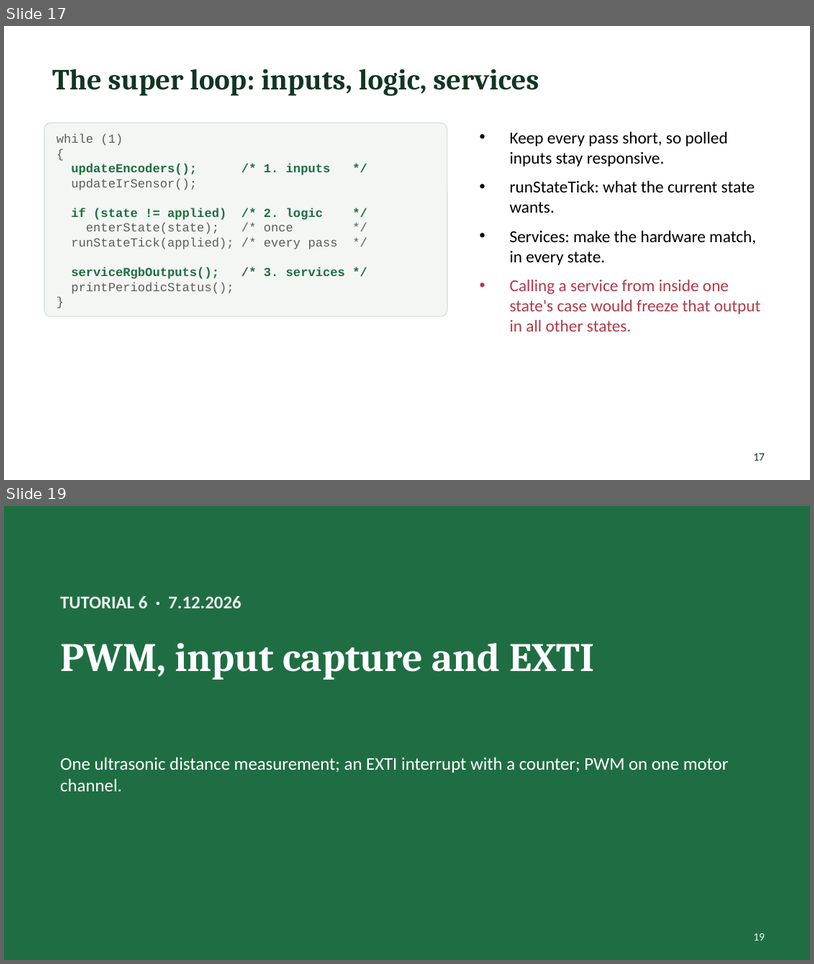
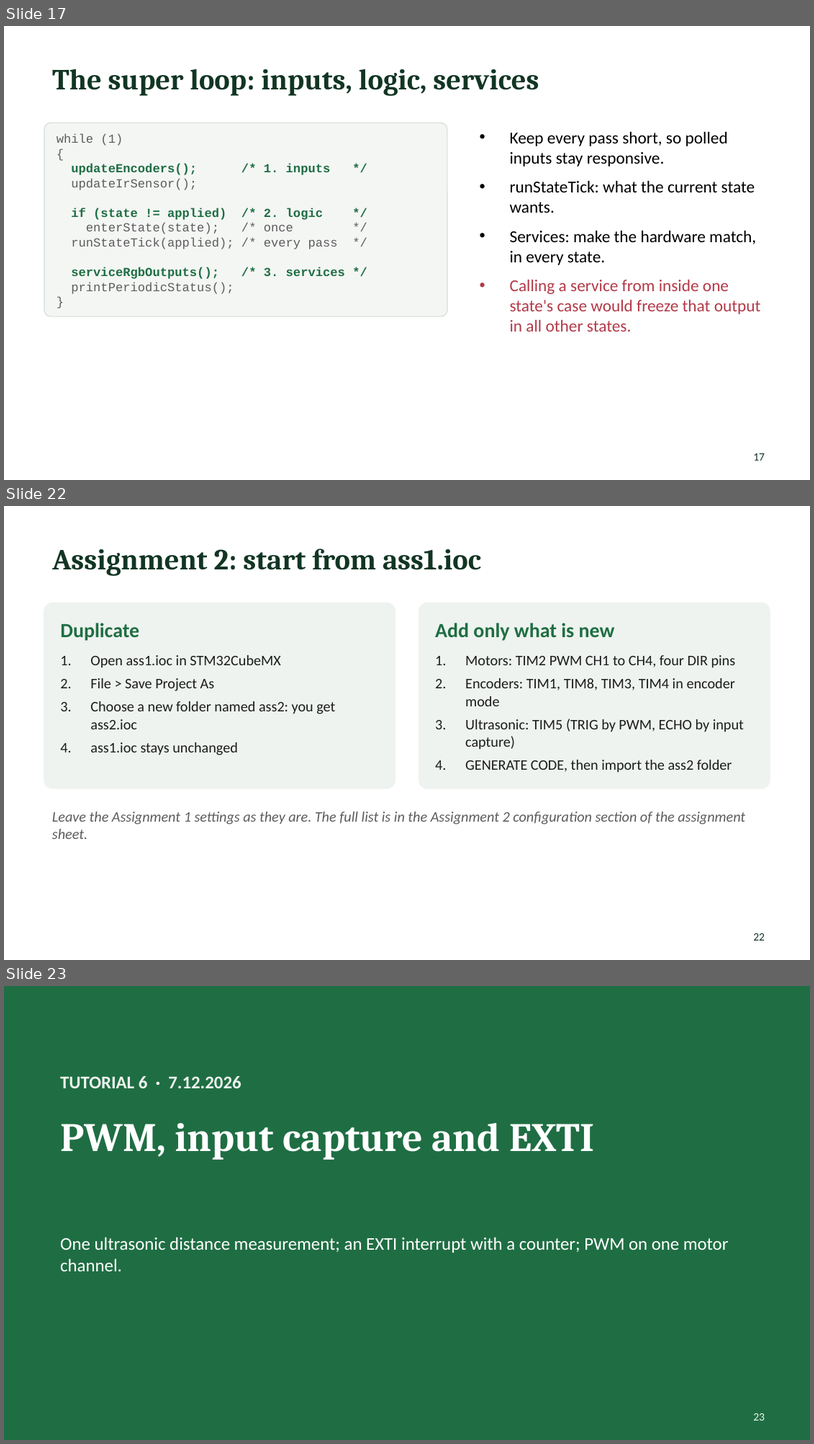
Before and after one commit to Yohai-ack/MP, a slide deck: tutorials/MP_tutorials_2026.pptx. Shown one above the other, each under a label of ours: slides 17 and 19 before the commit, slides 17, 22 and 23 after it; the slides between them are not shown. The pictures are 814x964 and 814x1444 pixels, drawn with LibreOffice and Linux fonts; fonts in the diff are those of the drawing. Boxes give left, top, right and bottom in pixels: in the first picture for what was removed or moved away, otherwise in the second. Text is boxed around its words. In the diff, an @@ line names an element or a change of style, - is before the commit and + after.

```diff
--- a/tutorials/MP_tutorials_2026.pptx
+++ b/tutorials/MP_tutorials_2026.pptx
@@ slide 22 added at box(4, 506, 810, 960), background #FFFFFF @@
@@ title added at box(52, 548, 481, 576), 26 pt, text #123524, bold @@
+Assignment 2: start from ass1.ioc
@@ rounded rectangle added at box(44, 602, 395, 788), fill #EEF3EF, outline #EEF3EF 1 pt @@
@@ rounded rectangle added at box(419, 602, 770, 788), fill #EEF3EF, outline #EEF3EF 1 pt @@
@@ text added at box(60, 623, 139, 641), 18 pt, text #1F6E43, bold @@
+Duplicate
@@ text added at box(435, 623, 615, 641), 18 pt, text #1F6E43, bold @@
+Add only what is new
@@ text added at box(90, 655, 335, 755), 13 pt, text #1C1C1C @@
+1. Open ass1.ioc in STM32CubeMX
+2. File > Save Project As
+3. Choose a new folder named ass2: you get ass2.ioc
+4. ass1.ioc stays unchanged
@@ text added at box(466, 655, 744, 772), 13 pt, text #1C1C1C @@
+1. Motors: TIM2 PWM CH1 to CH4, four DIR pins
+2. Encoders: TIM1, TIM8, TIM3, TIM4 in encoder mode
+3. Ultrasonic: TIM5 (TRIG by PWM, ECHO by input capture)
+4. GENERATE CODE, then import the ass2 folder
@@ text added at box(52, 811, 746, 839), 13 pt, text #5C5C5C, italic @@
+Leave the Assignment 1 settings as they are. The full list is in the Assignment 2 configuration section of the assignment sheet.
@@ page number added at box(754, 933, 765, 940), 10 pt, text #123524 @@
+22
@@ what was slide 19 is now slide 23 @@
@@ page number at box(754, 1413, 765, 1420): text changed @@
-19
+23
```
Also in this commit, not shown: 1 slide changed, 3 other slides added, 3 other files.
